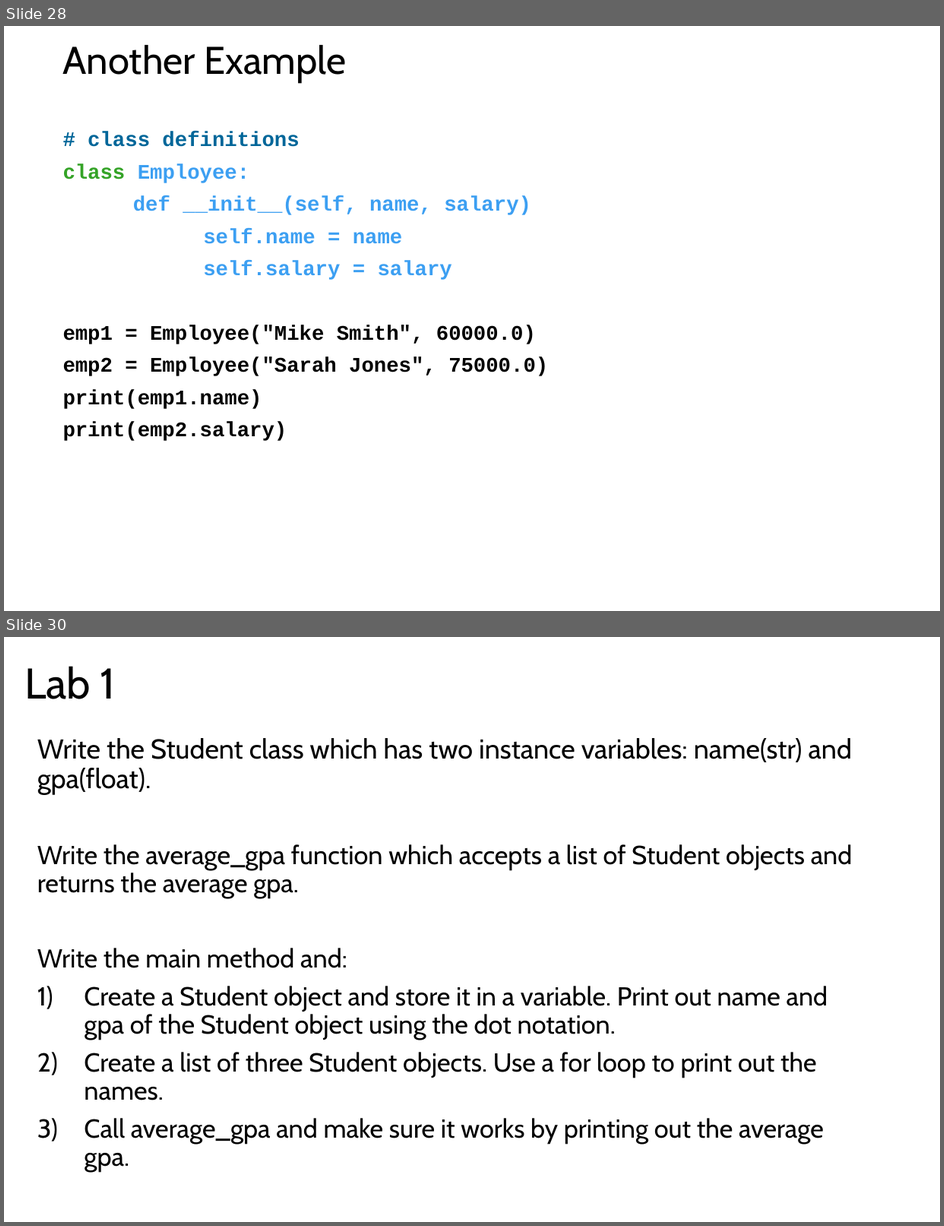
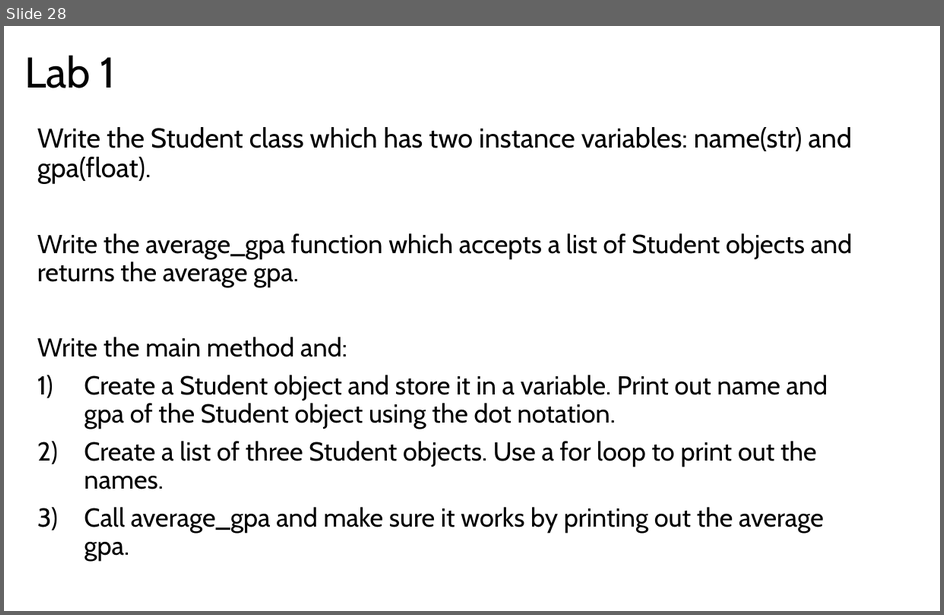
Before and after one commit to LongBaoNguyen/longbaonguyen.github.io, a slide deck: courses/apcsp/lect8.pptx. Shown one above the other, each under a label of ours: slides 28 and 30 before the commit, slide 28 after it; the slides between them are not shown. The pictures are 944x1226 and 944x615 pixels, drawn with LibreOffice and Linux fonts; fonts in the diff are those of the drawing. Boxes give left, top, right and bottom in pixels: in the first picture for what was removed or moved away, otherwise in the second. Text is boxed around its words. In the diff, an @@ line names an element or a change of style, - is before the commit and + after.

```diff
--- a/courses/apcsp/lect8.pptx
+++ b/courses/apcsp/lect8.pptx
@@ slide 28 removed at (4, 26, 940, 611), background #FFFFFF @@
@@ title removed at (63, 45, 346, 83) @@
-Another Example
@@ text removed at (63, 132, 548, 441) @@
-# class definitions
-class Employee:
-def __init__(self, name, salary)
-self.name = name
-self.salary = salary
-emp1 = Employee("Mike Smith", 60000.0)
-emp2 = Employee("Sarah Jones", 75000.0)
-print(emp1.name)
-print(emp2.salary)
@@ what was slide 30 is now slide 28 @@
```
Also in this commit, not shown: 1 slide changed, 1 other slide removed, 17 other files.
